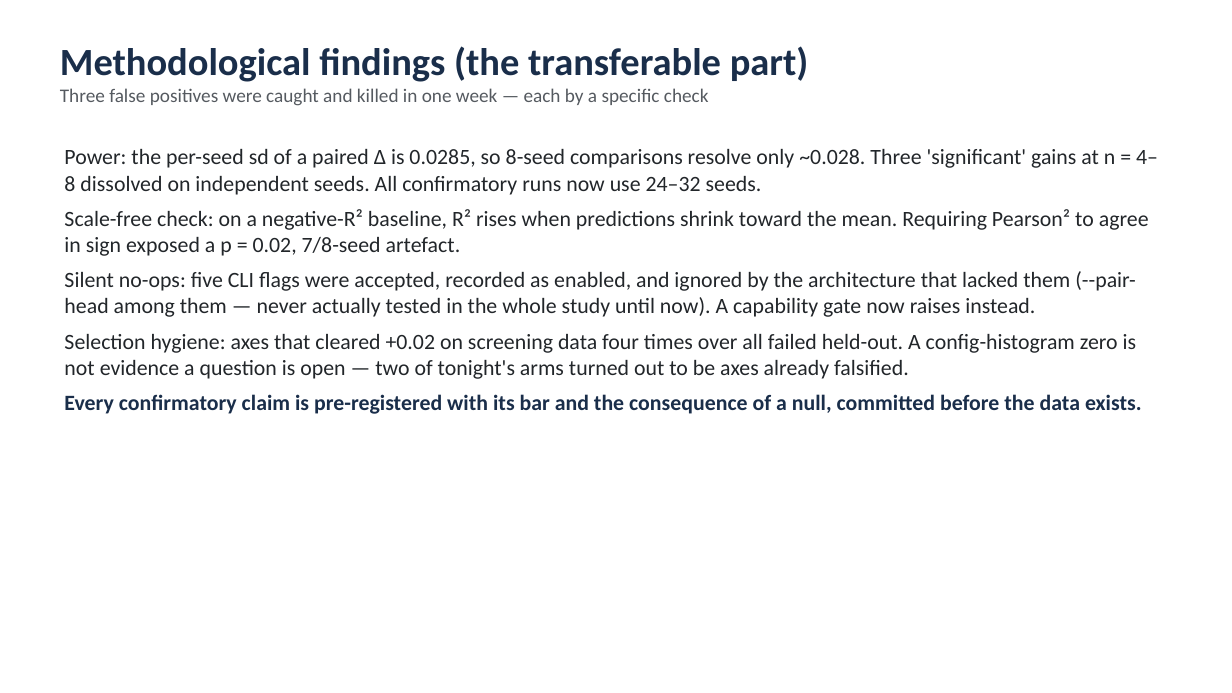
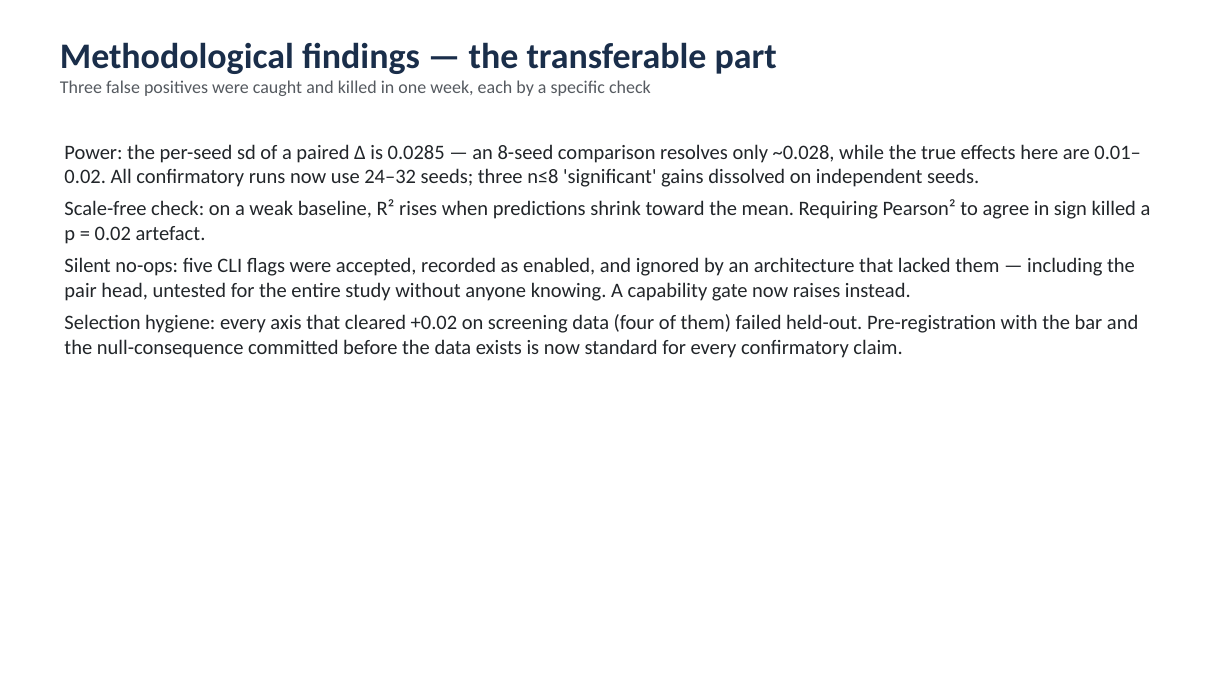
Before and after one commit to mironovb/lanthanidestrain, a slide deck: slide 16 of docs/vogiatzis_findings_2026-08.pptx (slide 10 before the commit). Drawn at 1232x693 pixels with LibreOffice and Linux fonts; fonts in the diff are those of the drawing. Boxes give left, top, right and bottom in pixels: in the first picture for what was removed or moved away, otherwise in the second. Text is boxed around its words. In the diff, an @@ line names an element or a change of style, - is before the commit and + after.

```diff
--- a/docs/vogiatzis_findings_2026-08.pptx
+++ b/docs/vogiatzis_findings_2026-08.pptx
@@ text at [60,42,777,96]: text changed; size 15 to 14 pt @@
-Methodological findings (the transferable part)
-Three false positives were caught and killed in one week — each by a specific check
+Methodological findings — the transferable part
+Three false positives were caught and killed in one week, each by a specific check
@@ text at [64,144,1151,358]: text changed; size 17 to 16 pt @@
-Power: the per-seed sd of a paired Δ is 0.0285, so 8-seed comparisons resolve only ~0.028. Three 'significant' gains at n = 4–8 dissolved on independent seeds. All confirmatory runs now use 24–32 seeds.
-Scale-free check: on a negative-R² baseline, R² rises when predictions shrink toward the mean. Requiring Pearson² to agree in sign exposed a p = 0.02, 7/8-seed artefact.
-Silent no-ops: five CLI flags were accepted, recorded as enabled, and ignored by the architecture that lacked them (--pair-head among them — never actually tested in the whole study until now). A capability gate now raises instead.
-Selection hygiene: axes that cleared +0.02 on screening data four times over all failed held-out. A config-histogram zero is not evidence a question is open — two of tonight's arms turned out to be axes already falsified.
-Every confirmatory claim is pre-registered with its bar and the consequence of a null, committed before the data exists.
+Power: the per-seed sd of a paired Δ is 0.0285 — an 8-seed comparison resolves only ~0.028, while the true effects here are 0.01–0.02. All confirmatory runs now use 24–32 seeds; three n≤8 'significant' gains dissolved on independent seeds.
+Scale-free check: on a weak baseline, R² rises when predictions shrink toward the mean. Requiring Pearson² to agree in sign killed a p = 0.02 artefact.
+Silent no-ops: five CLI flags were accepted, recorded as enabled, and ignored by an architecture that lacked them — including the pair head, untested for the entire study without anyone knowing. A capability gate now raises instead.
+Selection hygiene: every axis that cleared +0.02 on screening data (four of them) failed held-out. Pre-registration with the bar and the null-consequence committed before the data exists is now standard for every confirmatory claim.
```
Also in this commit, not shown: 8 other slides changed, 8 slides added, 2 slides removed, 7 other files.
